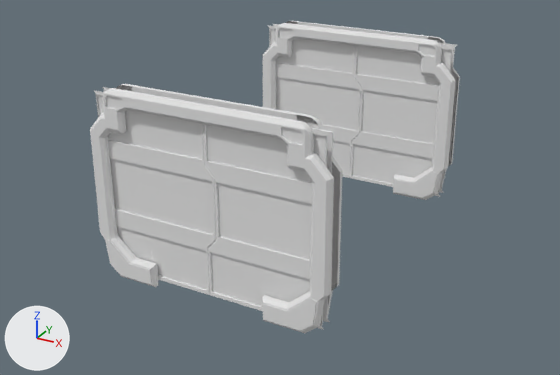
Before and after pictures for a commit that changed the Blender file Blender Moderls/Level 3 On Train/TrainSet.blend.
Camera for both pictures: a 50 mm camera at (6.67, -12.53, 7.22) aimed at (-0.11, -0.21, 1.06). Every picture has the same lights, and +X, +Y and +Z are marked at lower left. The same objects are shown in both versions, whatever each file hides.

Objects in the first picture: 'Train_Door1', 'Train_Door1.002', 'Train_Door2', 'Train_Door2.002', 'Train_Door_1', 'Train_Door_2'.
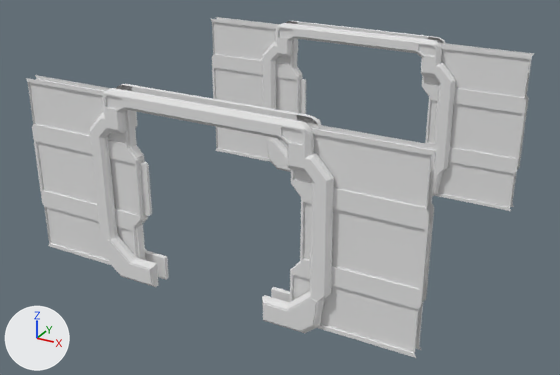
Pixel boxes [x1, y1, x2, y2] of what changed, in the pictures (560 x 375 px):
'Train_Door1.002', moved
    before: [203, 122, 335, 330]
    after: [290, 122, 439, 358]
'Train_Door2.002', moved
    before: [94, 87, 217, 295]
    after: [26, 75, 152, 265]
'Train_Door1', moved
    before: [350, 43, 457, 197]
    after: [422, 43, 534, 211]
'Train_Door2', moved
    before: [268, 23, 361, 178]
    after: [211, 17, 306, 162]

The edits, one by one:
Object 'Train_Door2.002' (ob_train_door2_002) moves from (0.0, 0.0, 0.0) to (-1.569, 0.0, 0.0).
Object 'Train_Door1.002' (ob_train_door1_002) moves from (0.0, 0.0, 0.0) to (1.569, 0.0, 0.0).
Object 'Train_Door1' (ob_train_door1) moves from (0.0, 0.0, 0.0) to (1.569, 0.0, 0.0).
Object 'Train_Door2' (ob_train_door2) moves from (0.0, 0.0, 0.0) to (-1.569, 0.0, 0.0).
